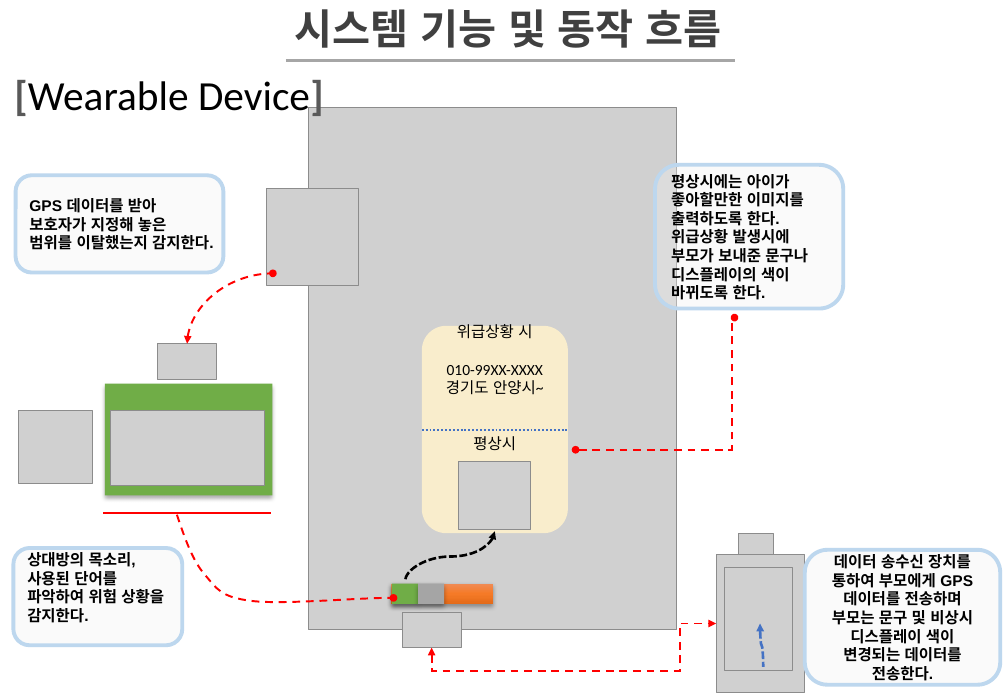
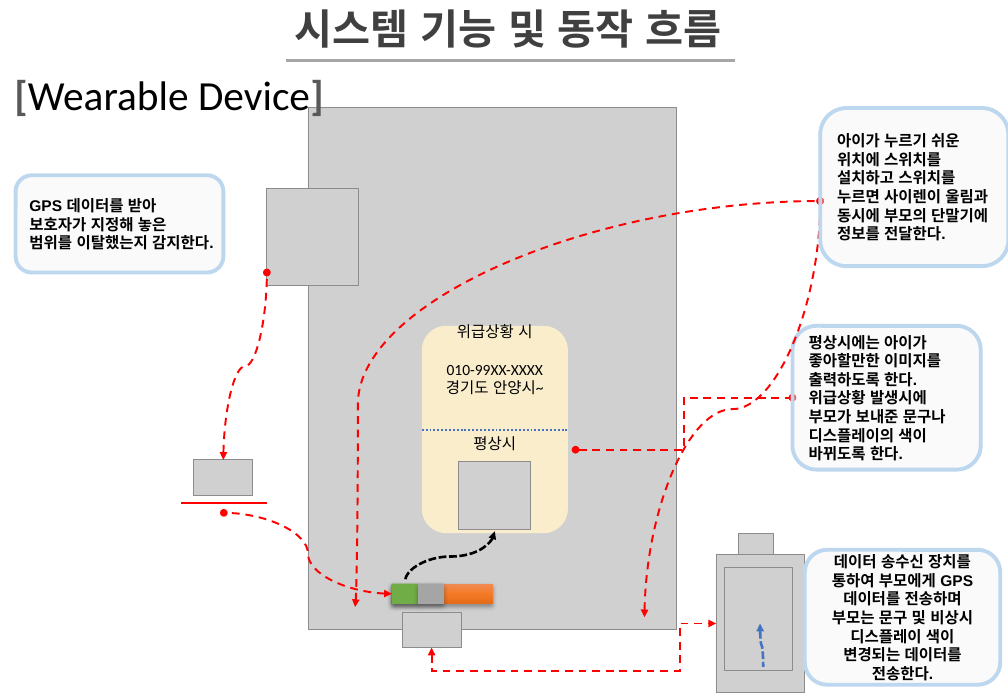
Before and after one commit to MunHyeok/Test, a slide deck: slide 5 of 컴퓨터시스템기초설계/9조 시스템 분석설계 수정.pptx. Drawn at 1008x698 pixels with LibreOffice and Linux fonts; fonts in the diff are those of the drawing; grey boxes stand for pictures. Boxes give left, top, right and bottom in pixels: in the first picture for what was removed or moved away, otherwise in the second. Text is boxed around its words. In the diff, an @@ line names an element or a change of style, - is before the commit and + after.

```diff
--- a/컴퓨터시스템기초설계/9조 시스템 분석설계 수정.pptx
+++ b/컴퓨터시스템기초설계/9조 시스템 분석설계 수정.pptx
@@ rounded rectangle added at [821, 108, 1008, 266], fill #F2F2F2 at 37% opacity, outline #BDD7EE 3 pt, 12 pt, text #000000, bold @@
+아이가 누르기 쉬운 위치에 스위치를 설치하고 스위치를 누르면 사이렌이 울림과 동시에 부모의 단말기에 정보를 전달한다.
@@ curved double arrow added from (356, 607) to (821, 201), #FF0000 1.5 pt dashed @@
@@ curved double arrow added from (645, 617) to (821, 201), #FF0000 1.5 pt dashed @@
@@ curved double arrow moved from (187, 343) - (273, 274) to (223, 460) - (267, 273) @@
@@ rounded rectangle "평상시에는 아이가 좋아할만한 이미지를 출력하도록 ...": place and size @@
-rounded rectangle "평상시에는 아이가 좋아할만한 이미지를 출력하도록 ..." at [655, 165, 843, 308]
+rounded rectangle "평상시에는 아이가 좋아할만한 이미지를 출력하도록 ..." at [793, 326, 981, 469]
@@ rectangle removed at [105, 383, 273, 495] @@
@@ picture removed at [19, 410, 93, 483] @@
@@ picture removed at [111, 410, 264, 486] @@
@@ elbow double arrow moved from (576, 450) - (734, 317) to (576, 450) - (793, 397) @@
@@ picture: place and size @@
-picture at [157, 343, 216, 379]
+picture at [194, 460, 252, 495]
@@ line moved from (103, 513) - (271, 513) to (181, 504) - (267, 504) @@
@@ freeform shape removed at [177, 515, 394, 602] @@
@@ curved double arrow added from (392, 594) to (224, 513), #FF0000 1.5 pt dashed @@
@@ rounded rectangle removed at [13, 548, 182, 646] @@
-상대방의 목소리, 사용된 단어를 파악하여 위험 상황을 감지한다.
```
Also in this commit, not shown: 2 other slides changed, 5 other files.
